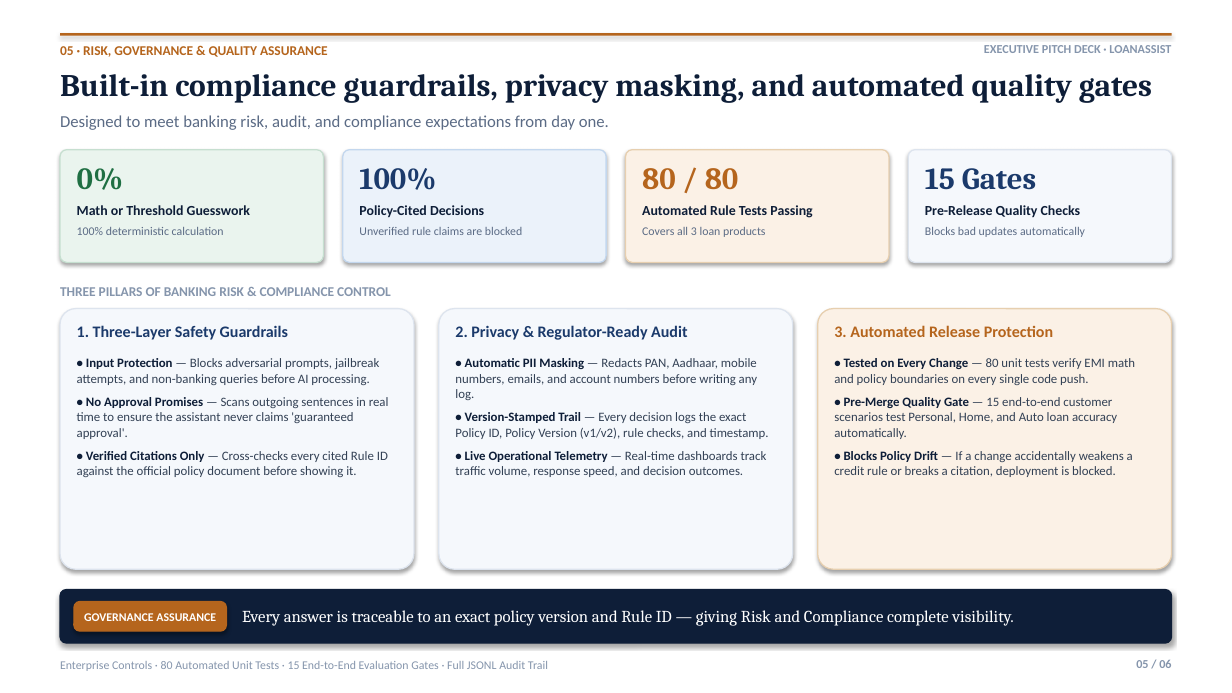
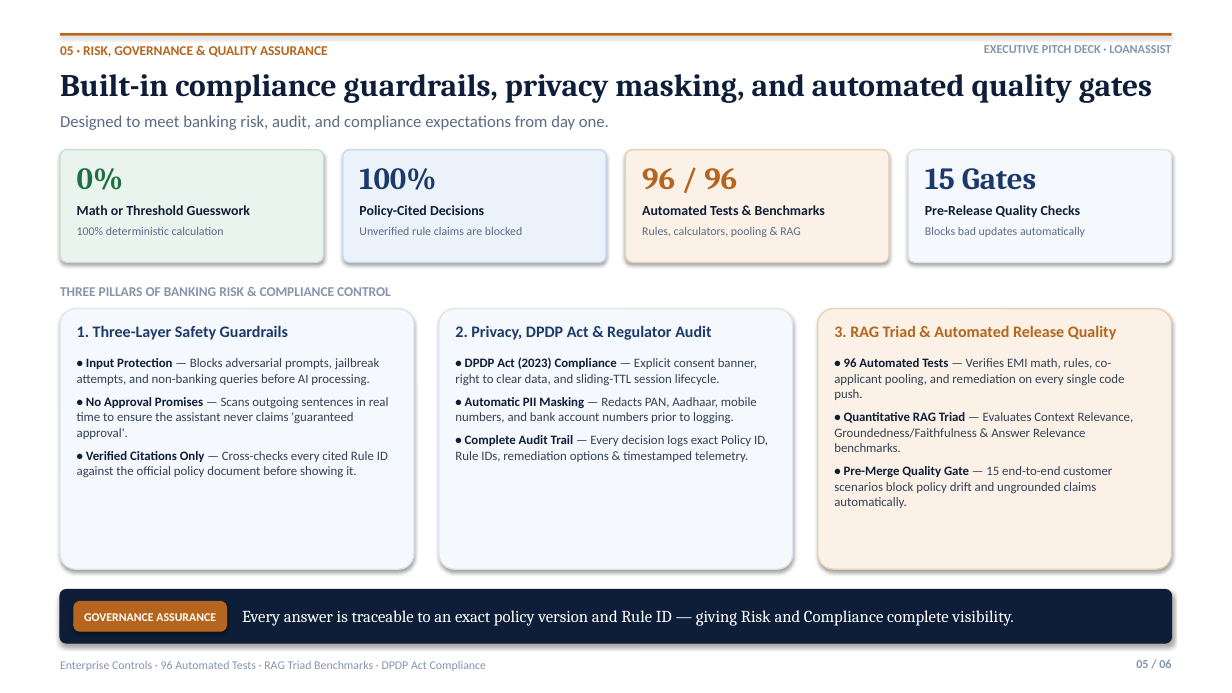
Before and after one commit to mahesh2139/Loan_Eligibility_Assistant, a slide deck: slide 5 of Loan_Eligibility_Assistant.pptx. Drawn at 1232x693 pixels with LibreOffice and Linux fonts; fonts in the diff are those of the drawing. Boxes give left, top, right and bottom in pixels: in the first picture for what was removed or moved away, otherwise in the second. Text is boxed around its words. In the diff, an @@ line names an element or a change of style, - is before the commit and + after.

Commit message:
Add CI/CD workflows, update tests, core services, and documentation

```diff
--- a/Loan_Eligibility_Assistant.pptx
+++ b/Loan_Eligibility_Assistant.pptx
@@ text at [642,168,737,189]: text changed @@
-80 / 80
+96 / 96
@@ text at [642,205,825,215]: text changed @@
-Automated Rule Tests Passing
+Automated Tests & Benchmarks
@@ text at [642,227,801,237]: text changed @@
-Covers all 3 loan products
+Rules, calculators, pooling & RAG
@@ text at [455,325,711,340]: text changed @@
-2. Privacy & Regulator-Ready Audit
+2. Privacy, DPDP Act & Regulator Audit
@@ text at [834,325,1116,340]: text changed @@
-3. Automated Release Protection
+3. RAG Triad & Automated Release Quality
@@ text at [455,357,768,462]: text changed @@
-• Automatic PII Masking — Redacts PAN, Aadhaar, mobile numbers, emails, and account numbers before writing any log.
-• Version-Stamped Trail — Every decision logs the exact Policy ID, Policy Version (v1/v2), rule checks, and timestamp.
-• Live Operational Telemetry — Real-time dashboards track traffic volume, response speed, and decision outcomes.
+• DPDP Act (2023) Compliance — Explicit consent banner, right to clear data, and sliding-TTL session lifecycle.
+• Automatic PII Masking — Redacts PAN, Aadhaar, mobile numbers, and bank account numbers prior to logging.
+• Complete Audit Trail — Every decision logs exact Policy ID, Rule IDs, remediation options & timestamped telemetry.
@@ text at [834,358,1134,508]: text changed @@
-• Tested on Every Change — 80 unit tests verify EMI math and policy boundaries on every single code push.
-• Pre-Merge Quality Gate — 15 end-to-end customer scenarios test Personal, Home, and Auto loan accuracy automatically.
-• Blocks Policy Drift — If a change accidentally weakens a credit rule or breaks a citation, deployment is blocked.
+• 96 Automated Tests — Verifies EMI math, rules, co-applicant pooling, and remediation on every single code push.
+• Quantitative RAG Triad — Evaluates Context Relevance, Groundedness/Faithfulness & Answer Relevance benchmarks.
+• Pre-Merge Quality Gate — 15 end-to-end customer scenarios block policy drift and ungrounded claims automatically.
@@ text at [60,661,487,671]: text changed @@
-Enterprise Controls · 80 Automated Unit Tests · 15 End-to-End Evaluation Gates · Full JSONL Audit Trail
+Enterprise Controls · 96 Automated Tests · RAG Triad Benchmarks · DPDP Act Compliance
```
Also in this commit, not shown: 5 other slides changed, 52 other files.
